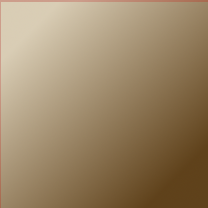
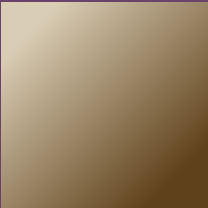
Revision of a layered 208×208 image; what changed, layer by layer:
hid "Background: Mobilization" over (x1=0, y1=0, x2=208, y2=208)
showed "Background: Additional Output" over (x1=0, y1=0, x2=208, y2=208)
